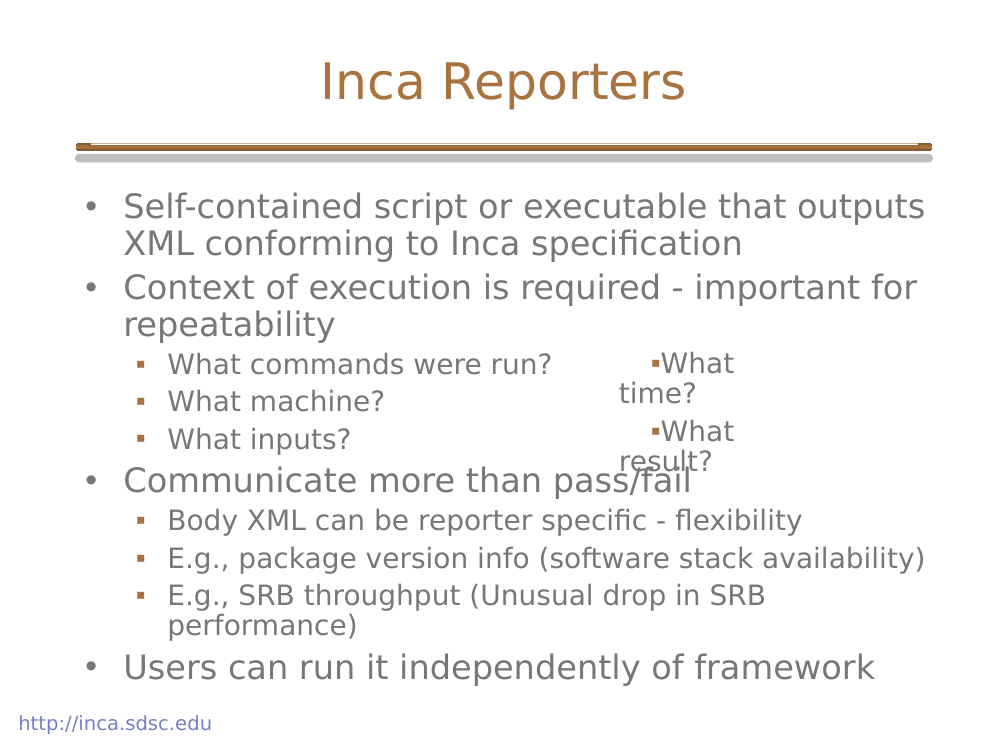
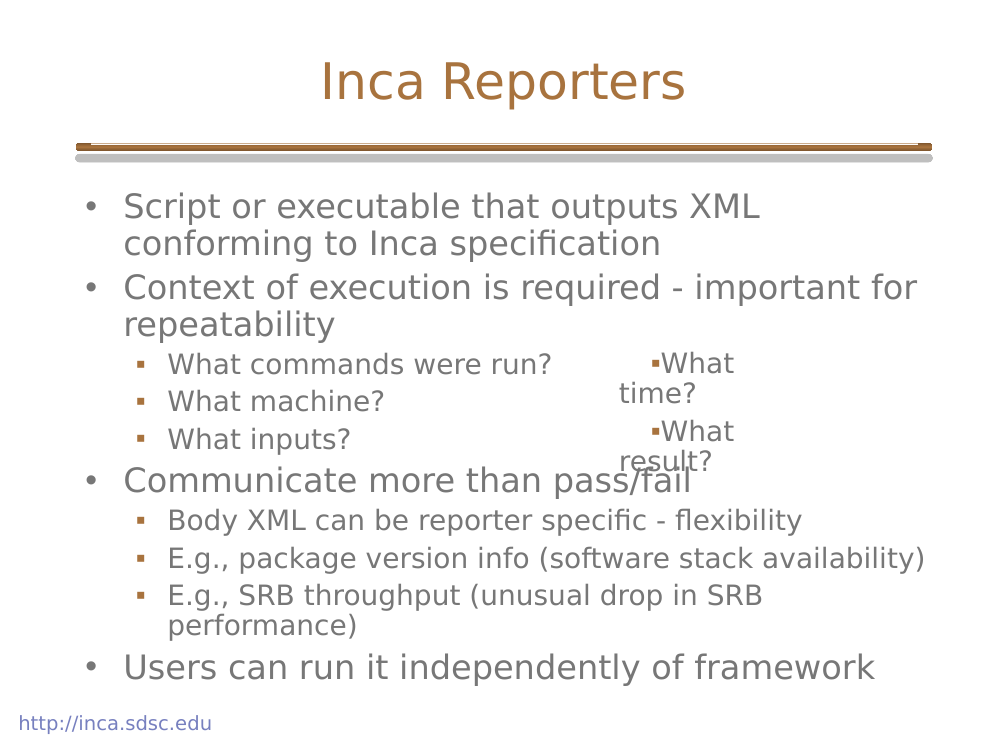
Before and after one commit to IncaProject/inca-xsede, a slide deck: slide 8 of talks/inca_GPW_06-2005.ppt. Drawn at 1008x756 pixels with LibreOffice and Linux fonts; fonts in the diff are those of the drawing; background and template pictures are left out. Boxes give left, top, right and bottom in pixels: in the first picture for what was removed or moved away, otherwise in the second. Text is boxed around its words. In the diff, an @@ line names an element or a change of style, - is before the commit and + after.

Commit message:
Final version

```diff
--- a/talks/inca_GPW_06-2005.ppt
+++ b/talks/inca_GPW_06-2005.ppt
@@ text at box(123, 192, 760, 262): text changed @@
-• Self-contained script or executable that outputs XML conforming to Inca specification
+• Script or executable that outputs XML conforming to Inca specification
@@ text at box(167, 583, 763, 641): text changed @@
-  ▪ E.g., SRB throughput (Unusual drop in SRB performance)
+  ▪ E.g., SRB throughput (unusual drop in SRB performance)
```
Also in this commit, not shown: 5 other slides changed, 2 slides removed.
